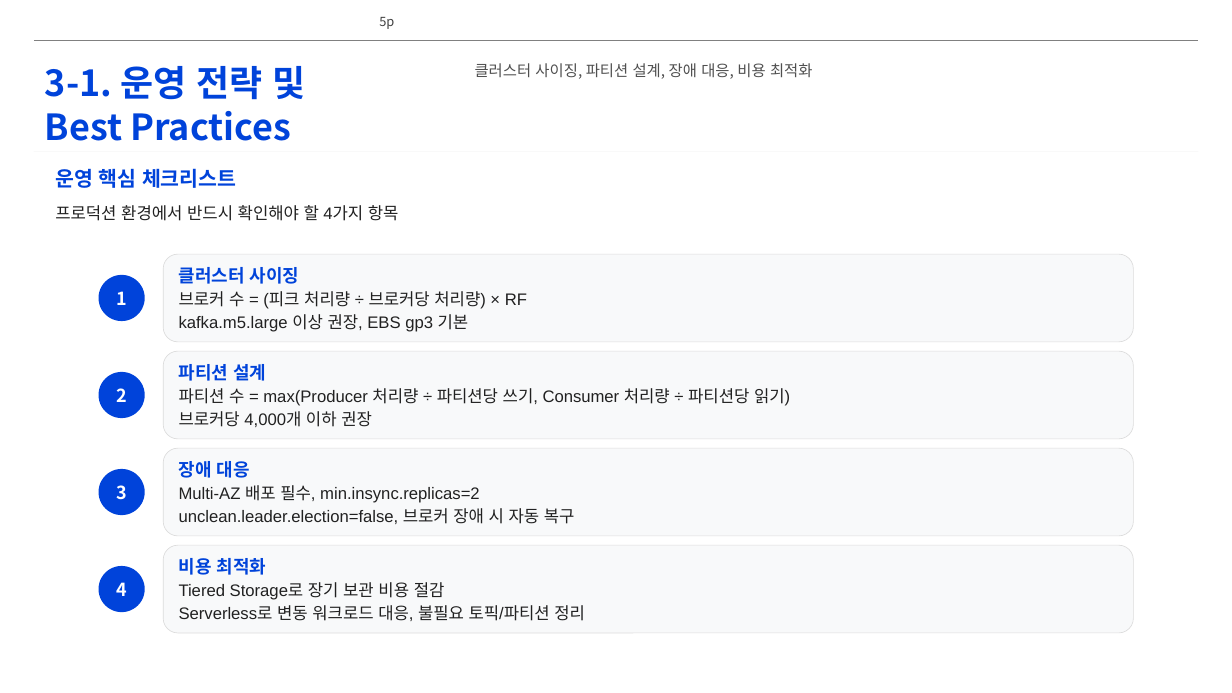
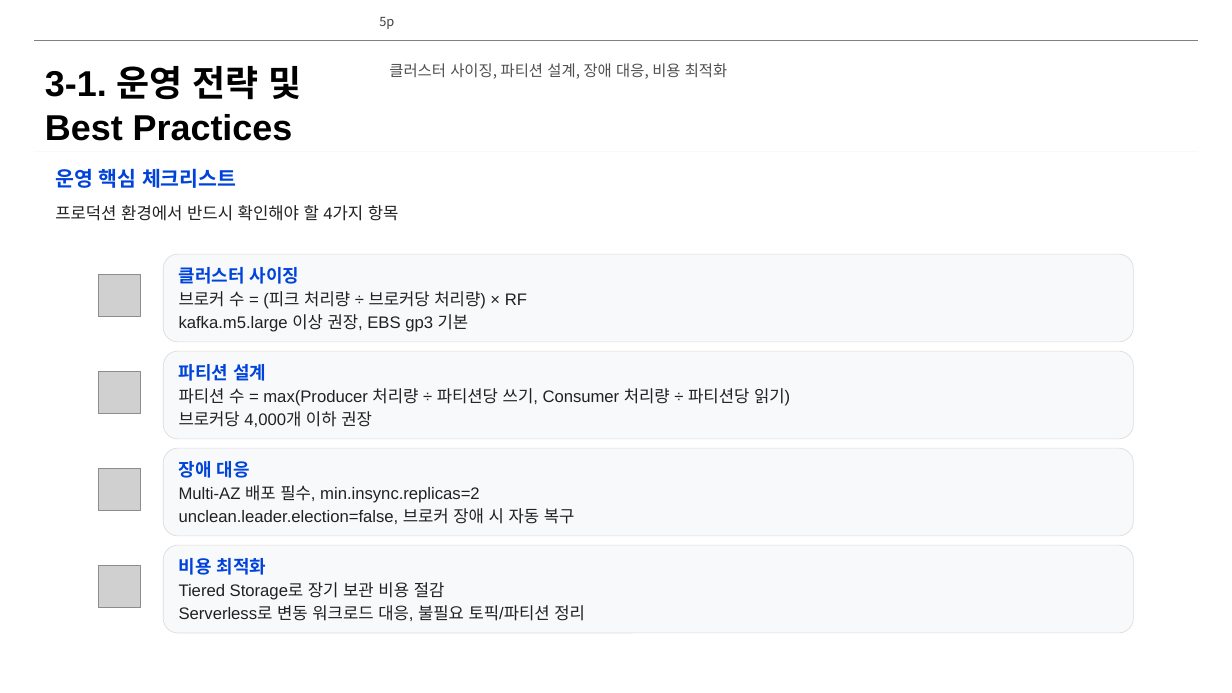
Before and after one commit to lhs6395-hslee/project-steer, a slide deck: slide 5 of results/pptx/AWS_MSK_Expert_Intro.pptx. Drawn at 1232x693 pixels with LibreOffice and Linux fonts; fonts in the diff are those of the drawing; grey boxes stand for pictures; background and template pictures are left out. Boxes give left, top, right and bottom in pixels: in the first picture for what was removed or moved away, otherwise in the second. Text is boxed around its words. In the diff, an @@ line names an element or a change of style, - is before the commit and + after.

```diff
--- a/results/pptx/AWS_MSK_Expert_Intro.pptx
+++ b/results/pptx/AWS_MSK_Expert_Intro.pptx
@@ text "클러스터 사이징, 파티션 설계, 장애 ...": place and size @@
-text "클러스터 사이징, 파티션 설계, 장애 ..." at (475,63,812,79)
+text "클러스터 사이징, 파티션 설계, 장애 ..." at (389,63,727,79)
@@ text at (45,66,302,141): text changed; font Noto Sans CJK KR to Arial; text colour #0043DA to #000000 @@
-3-1. 운영 전략 및
-Best Practices
+3-1. 운영 전략 및
+Best Practices
@@ ellipse removed at (99,275,145,322) @@
-1
@@ picture added at (99,275,140,317) @@
@@ ellipse removed at (99,372,145,419) @@
-2
@@ picture added at (99,372,140,414) @@
@@ ellipse removed at (99,470,145,516) @@
-3
@@ picture added at (99,470,140,511) @@
@@ ellipse removed at (99,566,145,612) @@
-4
@@ picture added at (99,566,140,607) @@
```
Also in this commit, not shown: 10 other slides changed, 2 other files.
